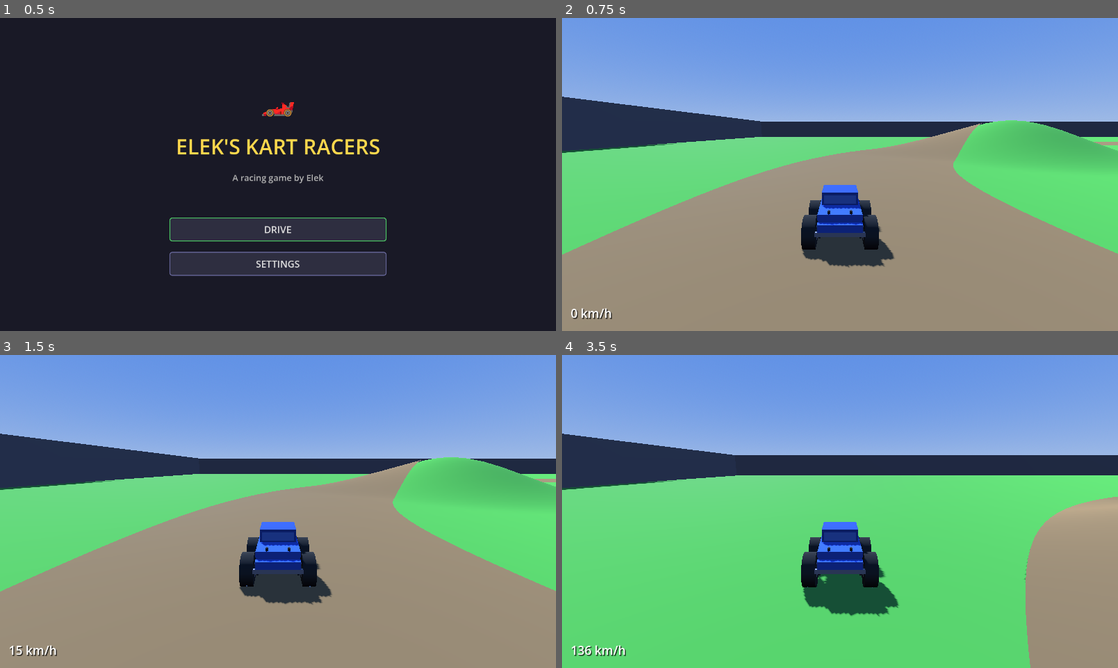
Above: before the commit, frames 1-4 (two rows, left to right).
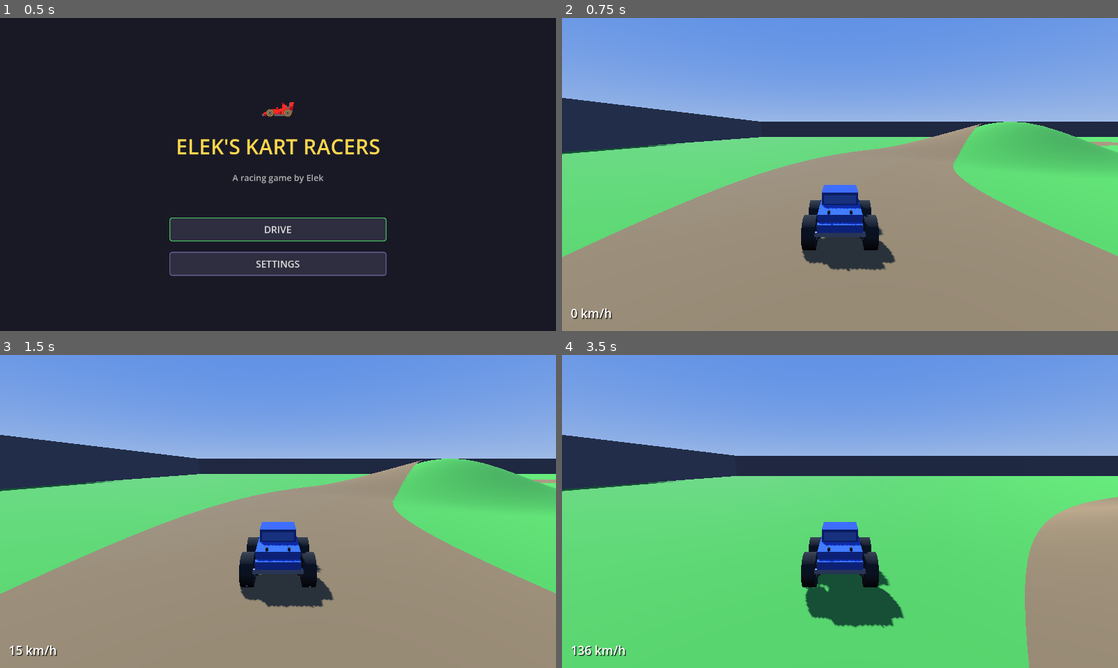
Above: after the commit, the same moments.

Repository: withdoron/Elek-games
Game: Godot game, scene res://node_3d.tscn
Same seed, same stepped clock (60 frames per second), same inputs: the game is played once before the commit and once after it.
Inputs (mouse positions are in pixels of both pictures, inside the frame that each line leads up to):
- Up to frame 1 (0.5 s): no input
- Up to frame 2 (0.75 s): click "DRIVE" at 0.5 s
- Up to frame 3 (1.5 s): tap Enter at 1.25 s; move the mouse to (305, 511) at 1.27 s; hold W (accelerate) from 1.28 s (still down); click (305, 511) at 1.42 s
- Up to frame 4 (3.5 s): keep holding W (accelerate); move the mouse to (812, 511) at 2.02 s; move the mouse to (851, 505) at 2.77 s

Frame 1 is identical in both runs. In frame 2, 1.1% of the frame differs, in the area x 0-100%, y 25-81%; in frame 3, 1.1%; in frame 4, 1.5%, in the area x 0-100%, y 25-100%.

Commit message:
fix truck clipping and grass bleed on steep slopes
- GROUND_OFFSET raised to 0.3 — truck sits above worst-case mesh
  approximation error where triangles overshoot the cosine curve
- Road lift raised to 0.5 — same fix for grass poking through road
- Terrain tilt clamped to ±30 degrees so truck doesn't over-rotate
  and appear to go underground on steep hill faces

Co-Authored-By: Claude Opus 4.6 (1M context) <noreply@anthropic.com>

Diff:
--- a/kart-racers/scripts/main_setup.gd
+++ b/kart-racers/scripts/main_setup.gd
@@ -126,8 +126,8 @@
 	st.set_material(mat)
 
 	var road_half_w = ROAD_WIDTH / 2.0
-	# Road sits clearly above terrain — 0.3 prevents any grass bleed
-	var road_lift = 0.3
+	# Road sits clearly above terrain — 0.5 prevents grass bleed on steep slopes
+	var road_lift = 0.5
 
 	for i in range(ROAD_SEGMENTS):
 		var t0 = (float(i) / ROAD_SEGMENTS) * TAU
--- a/kart-racers/scripts/player_kart.gd
+++ b/kart-racers/scripts/player_kart.gd
@@ -5,8 +5,8 @@
 var kart_tilt: float = 0.0
 var move_velocity: Vector3 = Vector3.ZERO  # manual velocity tracking for drift
 
-# Truck origin offset above ground (wheels already at correct height in model)
-const GROUND_OFFSET = 0.0
+# Offset above math ground height — compensates for mesh approximation error
+const GROUND_OFFSET = 0.3
 
 # Node references
 var body_mesh: Node3D
@@ -137,6 +137,11 @@
 	# Pitch (forward/back tilt) and roll (left/right tilt)
 	var target_pitch = atan2(h_front - h_back, d * 2.0)
 	var target_roll = atan2(h_right - h_left, d * 2.0)
+
+	# Clamp tilt to max ~30 degrees so truck doesn't flip on steep terrain
+	var max_tilt = deg_to_rad(30.0)
+	target_pitch = clamp(target_pitch, -max_tilt, max_tilt)
+	target_roll = clamp(target_roll, -max_tilt, max_tilt)
 
 	# All visual tilt on body_mesh — root stays flat for steering math
 	if body_mesh:
